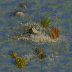
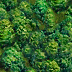
Revision of a layered 72px x 72px image; what changed, layer by layer:
added layer "foret1" above "seed" over [left=0, top=0, right=72, bottom=72]
added layer "seed #1" above "road" over [left=0, top=0, right=72, bottom=72]
removed layer "panta3" over [left=0, top=0, right=72, bottom=72]
removed layer "salé1" over [left=0, top=0, right=72, bottom=72]
removed layer "salé2" over [left=0, top=0, right=72, bottom=72]
removed layer "salé3" over [left=0, top=0, right=72, bottom=72]
showed "prairie3" over [left=0, top=0, right=72, bottom=72]
